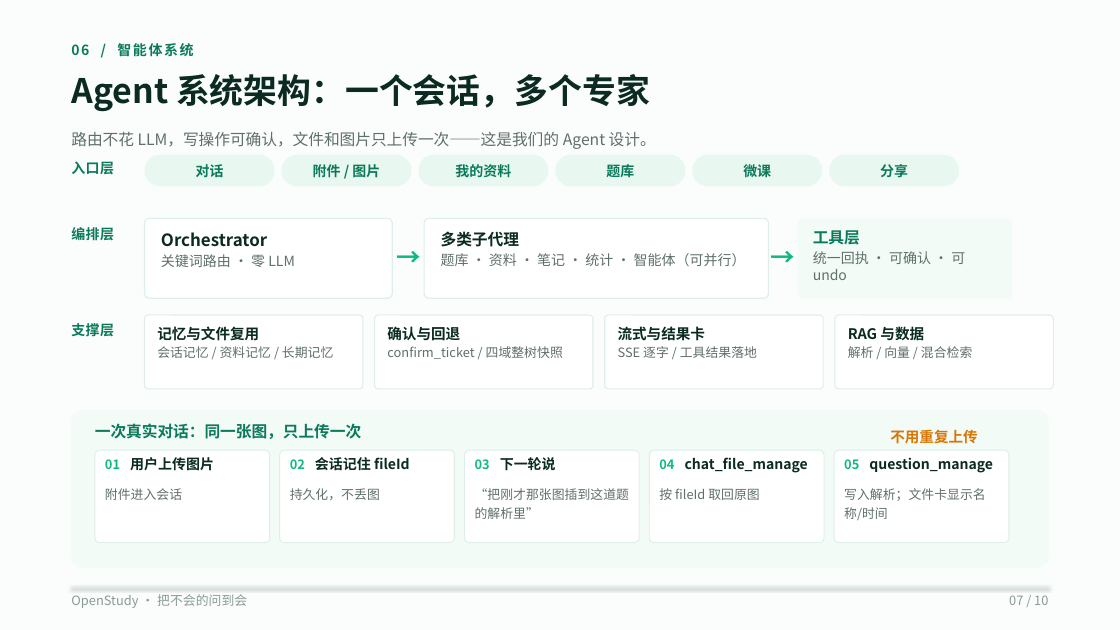
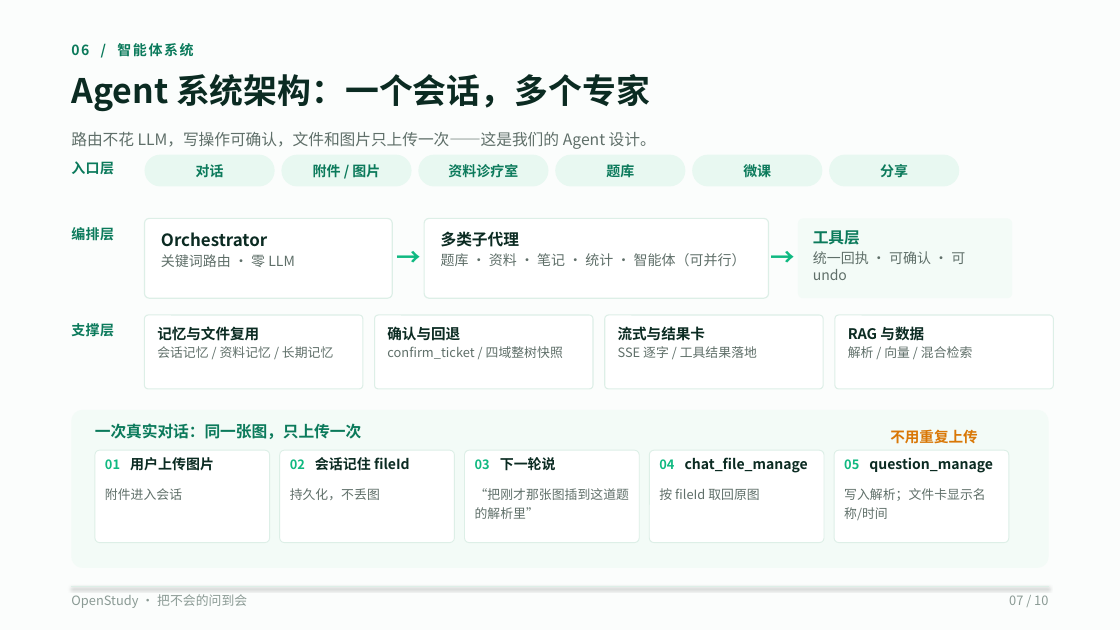
Before and after one commit to wufeng1234567/openstudy-fastapi-ts, a slide deck: slide 7 of doc/competition/OpenStudy-10页-V3-码道版.pptx. Drawn at 1120x630 pixels with LibreOffice and Linux fonts; fonts in the diff are those of the drawing. Boxes give left, top, right and bottom in pixels: in the first picture for what was removed or moved away, otherwise in the second. Text is boxed around its words. In the diff, an @@ line names an element or a change of style, - is before the commit and + after.

Commit message:
feat: 资料诊疗室统一入口与智能体提示词更新

```diff
--- a/doc/competition/OpenStudy-10页-V3-码道版.pptx
+++ b/doc/competition/OpenStudy-10页-V3-码道版.pptx
@@ text in rounded rectangle at box(448, 164, 518, 177): text changed @@
-我的资料
+资料诊疗室
```
Also in this commit, not shown: 4 other slides changed, 18 other files.
